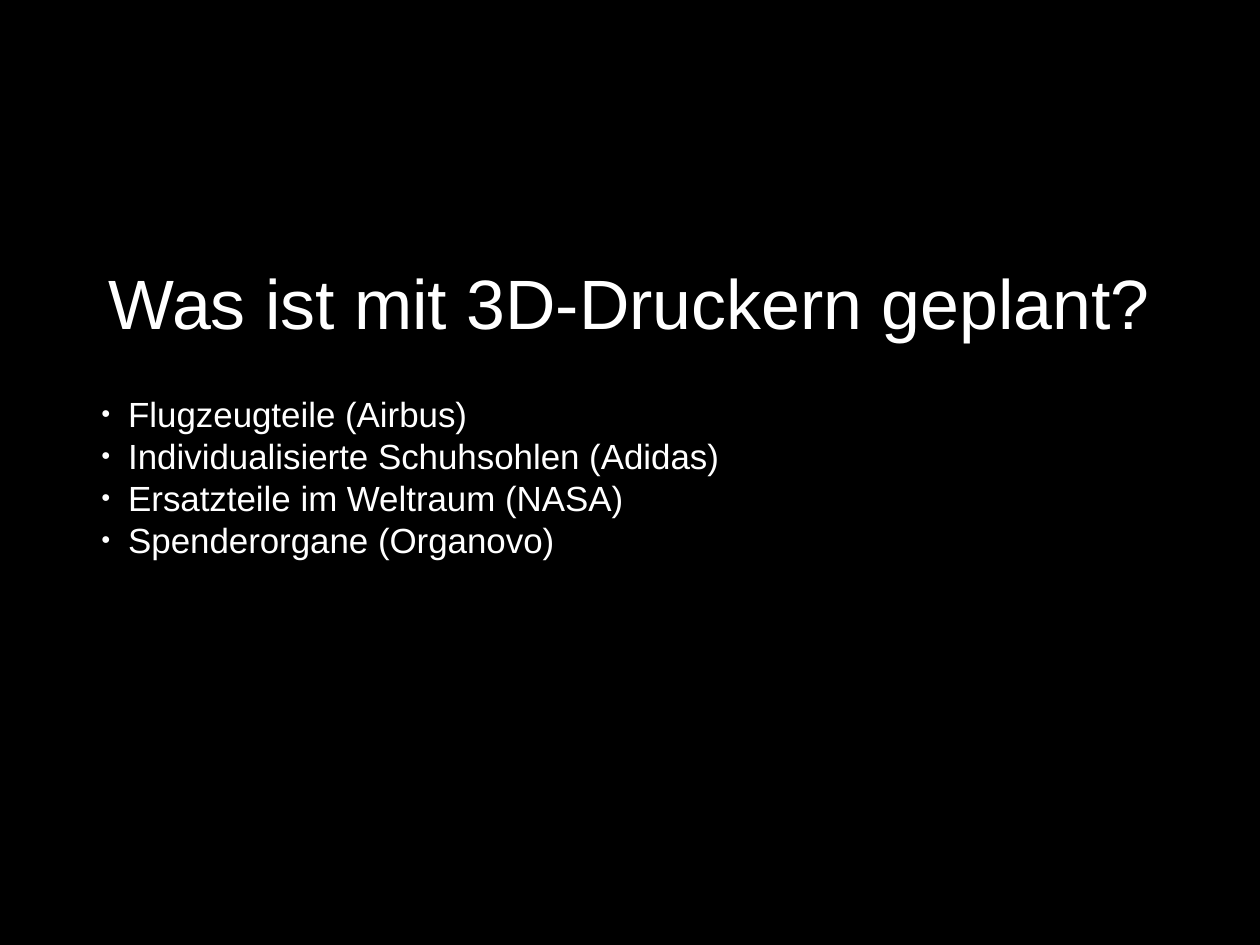
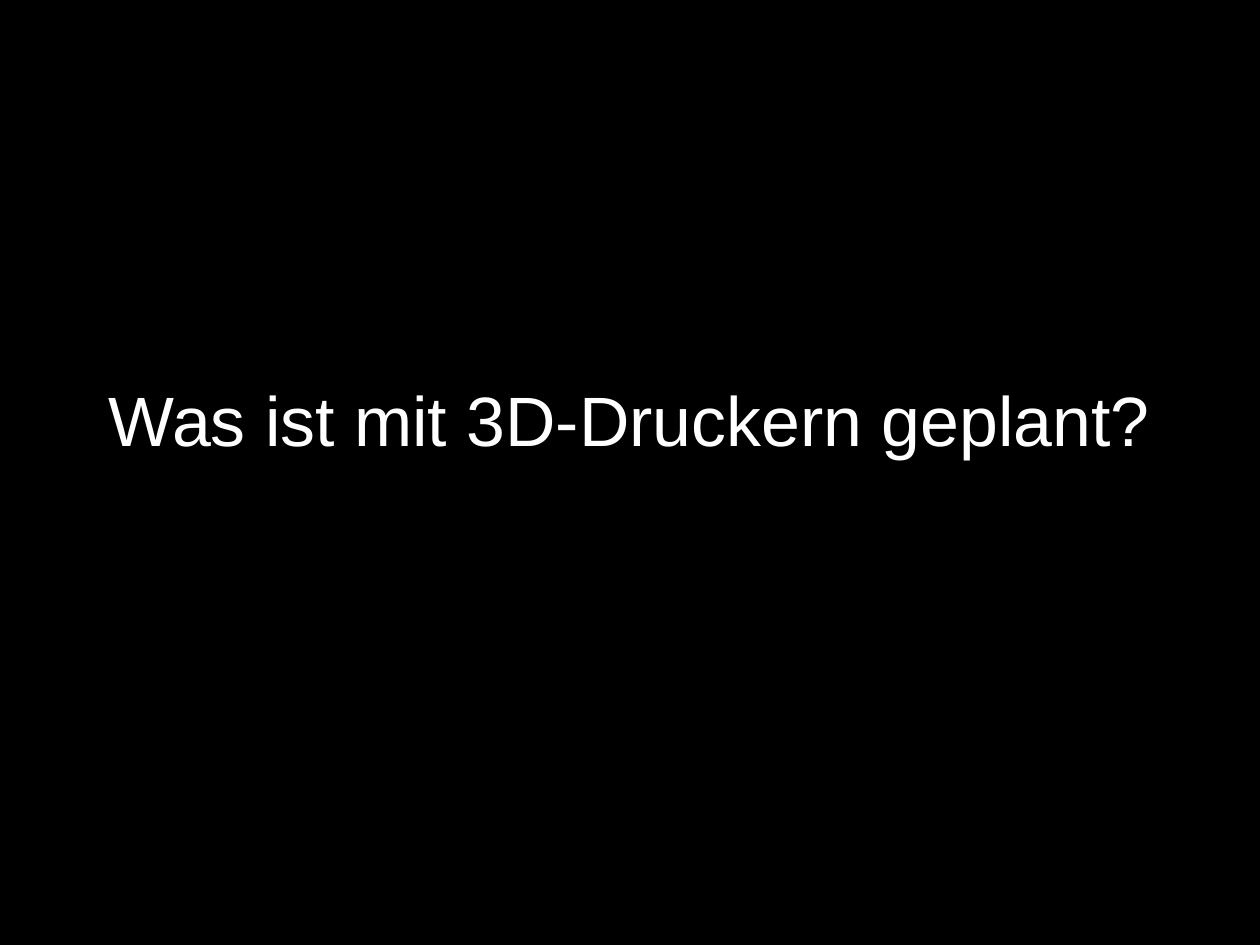
Before and after one commit to Xasin/Facharbeit-2016, a slide deck: slide 7 of Präsentation/Präsentation.odp. Drawn at 1260x945 pixels with LibreOffice and Linux fonts; fonts in the diff are those of the drawing. Boxes give left, top, right and bottom in pixels: in the first picture for what was removed or moved away, otherwise in the second. Text is boxed around its words. In the diff, an @@ line names an element or a change of style, - is before the commit and + after.

```diff
--- a/Präsentation/Präsentation.odp
+++ b/Präsentation/Präsentation.odp
@@ title "Was ist mit 3D-Druckern geplant?": place and size @@
-title "Was ist mit 3D-Druckern geplant?" at bbox=[109, 278, 1150, 342]
+title "Was ist mit 3D-Druckern geplant?" at bbox=[109, 395, 1150, 459]
@@ text removed at bbox=[128, 401, 719, 560] @@
-● Flugzeugteile (Airbus)
-● Individualisierte Schuhsohlen (Adidas)
-● Ersatzteile im Weltraum (NASA)
-● Spenderorgane (Organovo)
```
Also in this commit, not shown: 1 other slide changed.
